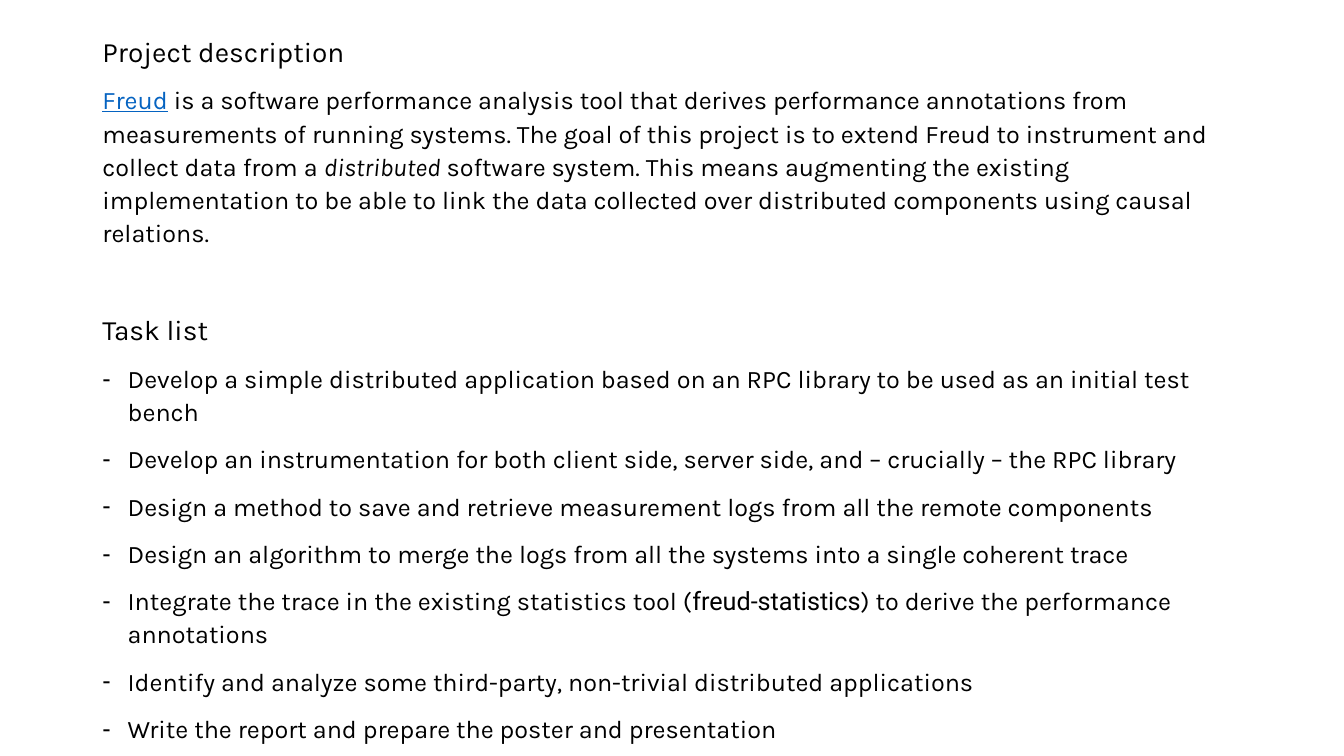
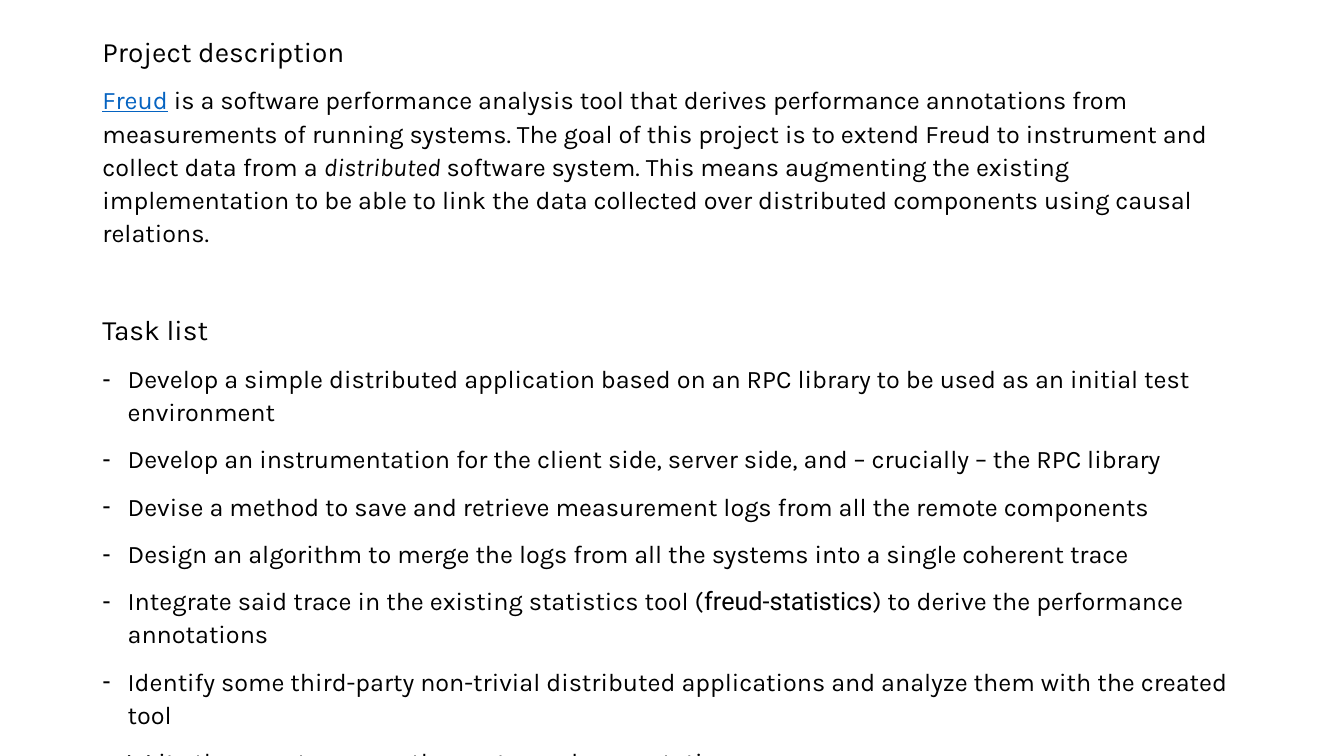
Before and after one commit to Steeven9/Jung, a slide deck: slide 2 of docs/projectDescription.pptx. Drawn at 1344x756 pixels with LibreOffice and Linux fonts; fonts in the diff are those of the drawing. Boxes give left, top, right and bottom in pixels: in the first picture for what was removed or moved away, otherwise in the second. Text is boxed around its words. In the diff, an @@ line names an element or a change of style, - is before the commit and + after.

```diff
--- a/docs/projectDescription.pptx
+++ b/docs/projectDescription.pptx
@@ text at [128,370,1189,522]: text changed @@
-– Develop a simple distributed application based on an RPC library to be used as an initial test bench
-– Develop an instrumentation for both client side, server side, and – crucially – the RPC library
-– Design a method to save and retrieve measurement logs from all the remote components
+– Develop a simple distributed application based on an RPC library to be used as an initial test environment
+– Develop an instrumentation for the client side, server side, and – crucially – the RPC library
+– Devise a method to save and retrieve measurement logs from all the remote components
@@ text at [128,591,1227,725]: text changed @@
-– Integrate the trace in the existing statistics tool (freud-statistics) to derive the performance annotations
-– Identify and analyze some third-party, non-trivial distributed applications
-– Write the report and prepare the poster and presentation
-– Pizza
+– Integrate said trace in the existing statistics tool (freud-statistics) to derive the performance annotations
+– Identify some third-party non-trivial distributed applications and analyze them with the created tool
+– Write the report, prepare the poster and presentation
+– Have a pizza
```
Also in this commit, not shown: 1 other file.
